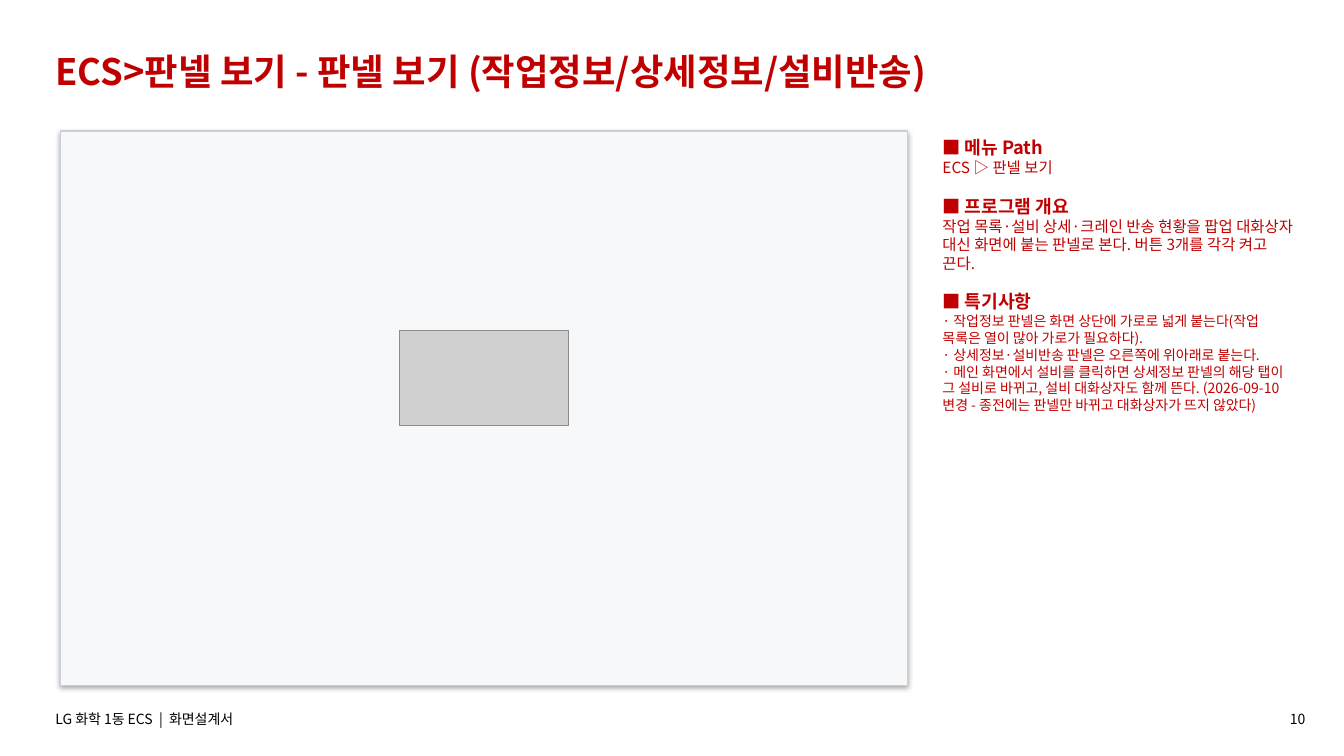
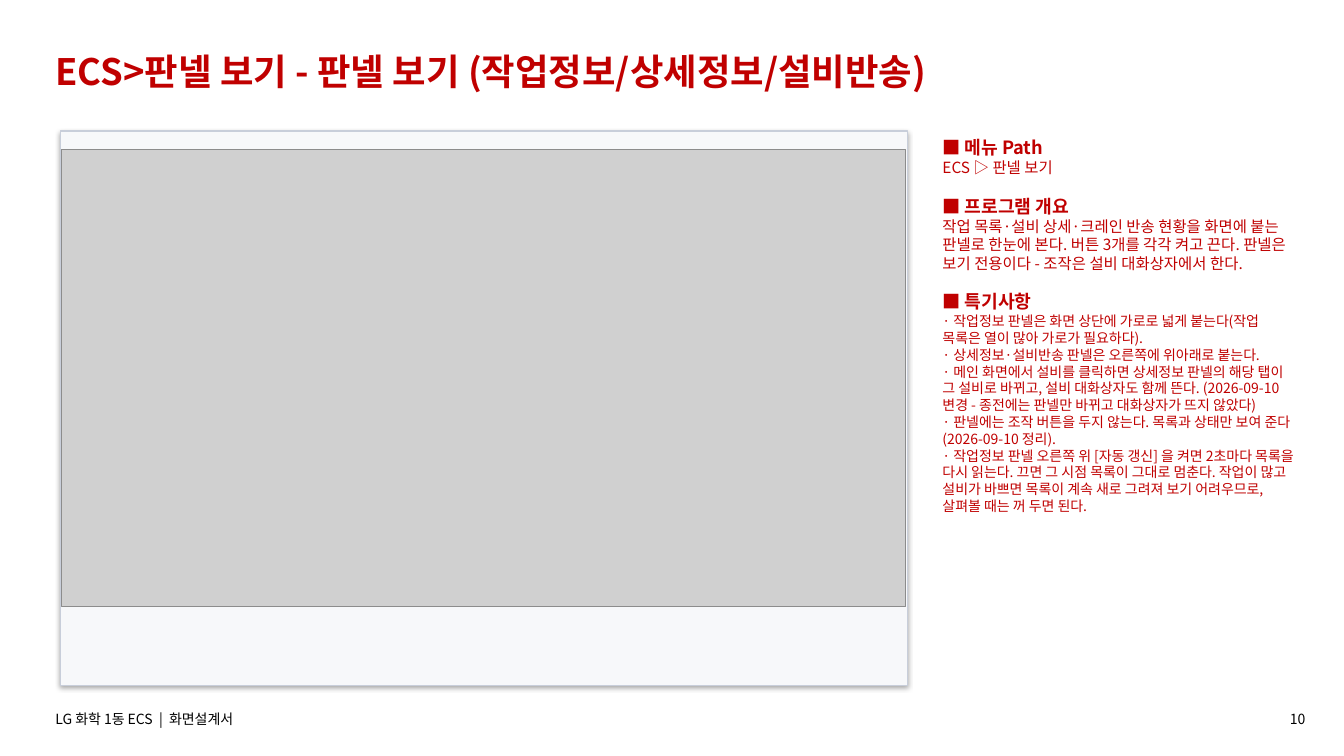
Before and after one commit to yeorijby-coder/LGLS_ALL, a slide deck: slide 10 of docs/산출물_20260909/06_ECS_화면설계서.pptx. Drawn at 1344x756 pixels with LibreOffice and Linux fonts; fonts in the diff are those of the drawing; grey boxes stand for pictures. Boxes give left, top, right and bottom in pixels: in the first picture for what was removed or moved away, otherwise in the second. Text is boxed around its words. In the diff, an @@ line names an element or a change of style, - is before the commit and + after.

```diff
--- a/docs/산출물_20260909/06_ECS_화면설계서.pptx
+++ b/docs/산출물_20260909/06_ECS_화면설계서.pptx
@@ picture added at (x1=62, y1=149, x2=906, y2=607) @@
@@ text at (x1=942, y1=219, x2=1286, y2=271): text changed @@
-작업 목록·설비 상세·크레인 반송 현황을 팝업 대화상자 대신 화면에 붙는 판넬로 본다. 버튼 3개를 각각 켜고 끈다.
+작업 목록·설비 상세·크레인 반송 현황을 화면에 붙는 판넬로 한눈에 본다. 버튼 3개를 각각 켜고 끈다. 판넬은 보기 전용이다 - 조작은 설비 대화상자에서 한다.
@@ picture removed at (x1=399, y1=331, x2=569, y2=425) @@
@@ text at (x1=942, y1=415, x2=1294, y2=512): paragraphs added @@
+· 판넬에는 조작 버튼을 두지 않는다. 목록과 상태만 보여 준다(2026-09-10 정리).
+· 작업정보 판넬 오른쪽 위 [자동 갱신] 을 켜면 2초마다 목록을 다시 읽는다. 끄면 그 시점 목록이 그대로 멈춘다. 작업이 많고 설비가 바쁘면 목록이 계속 새로 그려져 보기 어려우므로, 살펴볼 때는 꺼 두면 된다.
```
Also in this commit, not shown: 2 other slides changed, 9 other files.
